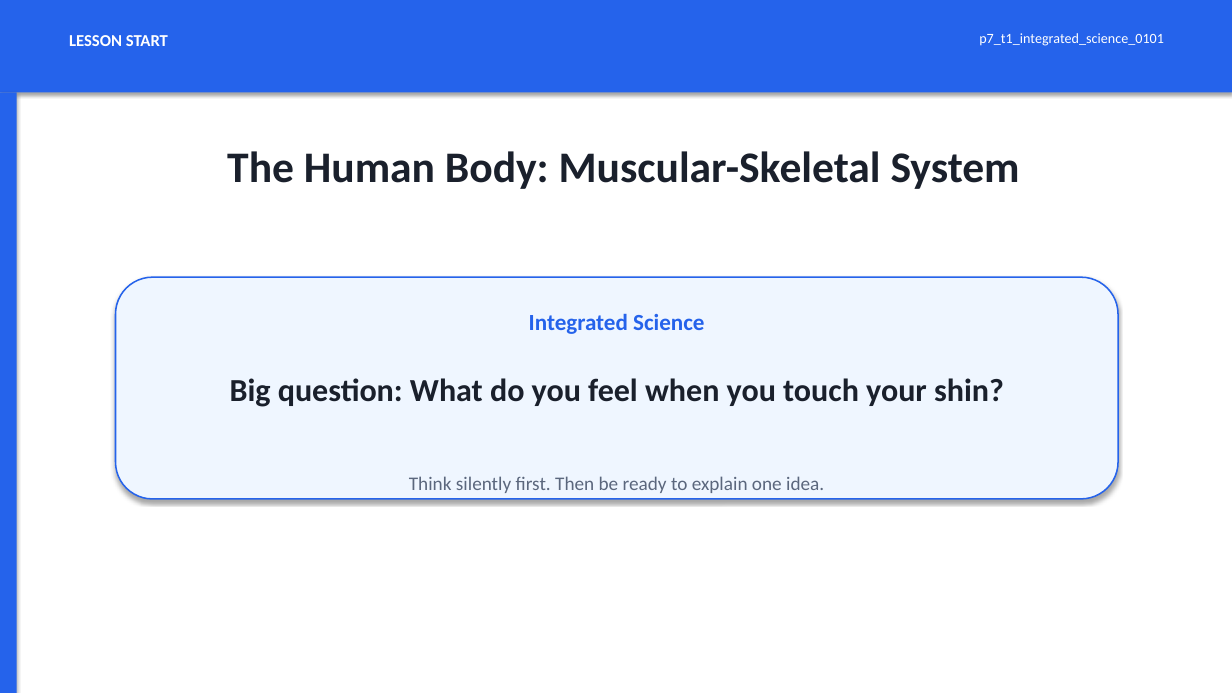
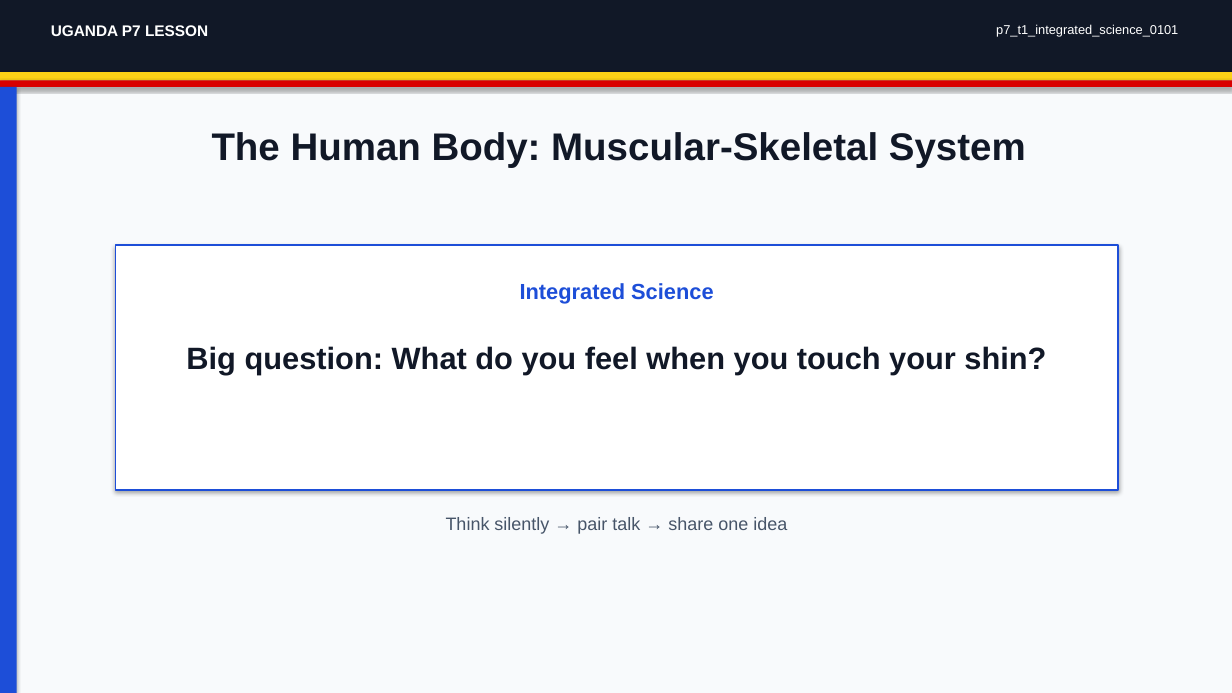
Before and after one commit to yousunjung84-edu/uganda-p7-mvp-20260629, a slide deck: slide 1 of uganda-p7-mvp/p7_t1_integrated_science_0101/p7_t1_integrated_science_0101.pptx. Drawn at 1232x693 pixels with LibreOffice and Linux fonts; fonts in the diff are those of the drawing. Boxes give left, top, right and bottom in pixels: in the first picture for what was removed or moved away, otherwise in the second. Text is boxed around its words. In the diff, an @@ line names an element or a change of style, - is before the commit and + after.

Commit message:
Add Uganda design guide and infographics

```diff
--- a/uganda-p7-mvp/p7_t1_integrated_science_0101/p7_t1_integrated_science_0101.pptx
+++ b/uganda-p7-mvp/p7_t1_integrated_science_0101/p7_t1_integrated_science_0101.pptx
@@ background #FFFFFF to #F8FAFC @@
@@ rectangle: place and size @@
-rectangle at (0, 0, 1232, 92)
+rectangle at (0, 0, 1232, 72)
@@ rectangle at (0, 0, 1232, 72): fill #2563EB to #111827 @@
@@ text at (51, 25, 208, 36): text changed; size 13 to 12 pt; font Calibri to Arial @@
-LESSON START
+UGANDA P7 LESSON
@@ text "p7_t1_integrated_science_0101": place and size @@
-text "p7_t1_integrated_science_0101" at (979, 33, 1164, 46)
+text "p7_t1_integrated_science_0101" at (996, 24, 1178, 36)
@@ text "p7_t1_integrated_science_0101" at (996, 24, 1178, 36): size 11 to 10 pt, font Calibri to Arial @@
@@ rectangle: place and size @@
-rectangle at (0, 92, 17, 693)
+rectangle at (0, 87, 17, 693)
@@ rectangle at (0, 87, 17, 693): fill #2563EB to #1D4ED8 @@
@@ rectangle added at (0, 72, 1232, 80), fill #FCD116 @@
@@ rectangle added at (0, 80, 1232, 87), fill #D90000 @@
@@ text "The Human Body: Muscular-Skeletal System": place and size @@
-text "The Human Body: Muscular-Skeletal System" at (227, 151, 1020, 189)
+text "The Human Body: Muscular-Skeletal System" at (212, 132, 1026, 168)
@@ text "The Human Body: Muscular-Skeletal System" at (212, 132, 1026, 168): size 34 to 30 pt, font Calibri to Arial, text colour #1A202C to #111827 @@
@@ rectangle added at (116, 245, 1118, 490), fill #FFFFFF, outline #1D4ED8 1.5 pt @@
@@ rounded rectangle removed at (116, 277, 1118, 499) @@
@@ text "Integrated Science": place and size @@
-text "Integrated Science" at (529, 313, 704, 334)
+text "Integrated Science" at (520, 283, 714, 303)
@@ text "Integrated Science" at (520, 283, 714, 303): size 18 to 17 pt, font Calibri to Arial, text colour #2563EB to #1D4ED8 @@
@@ text "Big question: What do you ...": place and size @@
-text "Big question: What do you ..." at (230, 378, 1004, 407)
+text "Big question: What do you ..." at (186, 346, 1046, 375)
@@ text "Big question: What do you ..." at (186, 346, 1046, 375): size 25 to 24 pt, font Calibri to Arial, text colour #1A202C to #111827 @@
@@ text at (446, 517, 787, 534): text changed; size 15 to 14 pt; font Calibri to Arial; text colour #5B677D to #475569 @@
-Think silently first. Then be ready to explain one idea.
+Think silently → pair talk → share one idea
```
Also in this commit, not shown: 7 other slides changed, 54 other files.
